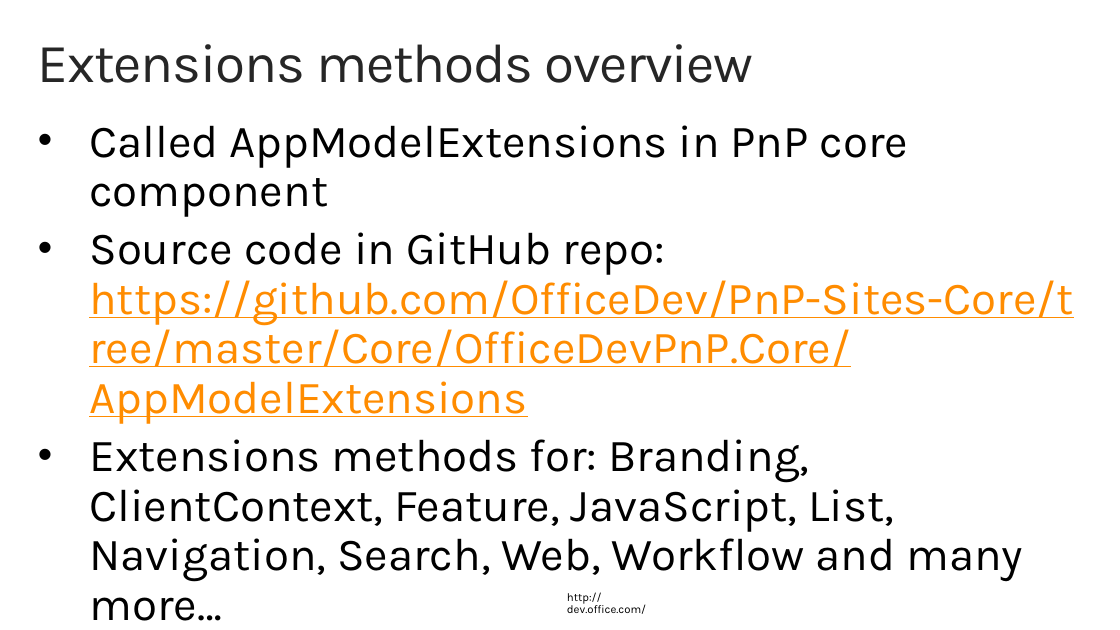
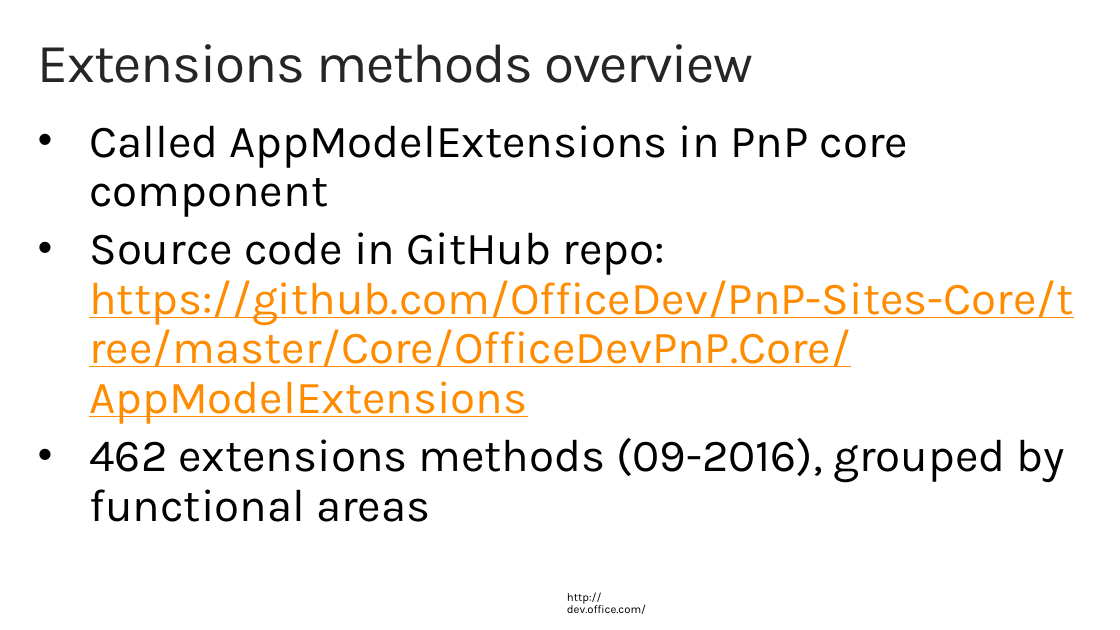
Before and after one commit to andersdissing/spbg-codecamp-pnp-2016, a slide deck: slide 6 of 2 - Basic operations and Authentication Manager.pptx. Drawn at 1120x630 pixels with LibreOffice and Linux fonts; fonts in the diff are those of the drawing; background and template pictures are left out. Boxes give left, top, right and bottom in pixels: in the first picture for what was removed or moved away, otherwise in the second. Text is boxed around its words. In the diff, an @@ line names an element or a change of style, - is before the commit and + after.

Commit message:
Word clouds with all extension methods added.

```diff
--- a/2 - Basic operations and Authentication Manager.pptx
+++ b/2 - Basic operations and Authentication Manager.pptx
@@ text at [89, 438, 1065, 522]: text changed @@
-• Extensions methods for: Branding, ClientContext, Feature, JavaScript, List, Navigation, Search, Web, Workflow and many more…
+• 462 extensions methods (09-2016), grouped by functional areas
```
Also in this commit, not shown: 1 other slide changed, 4 slides added.
